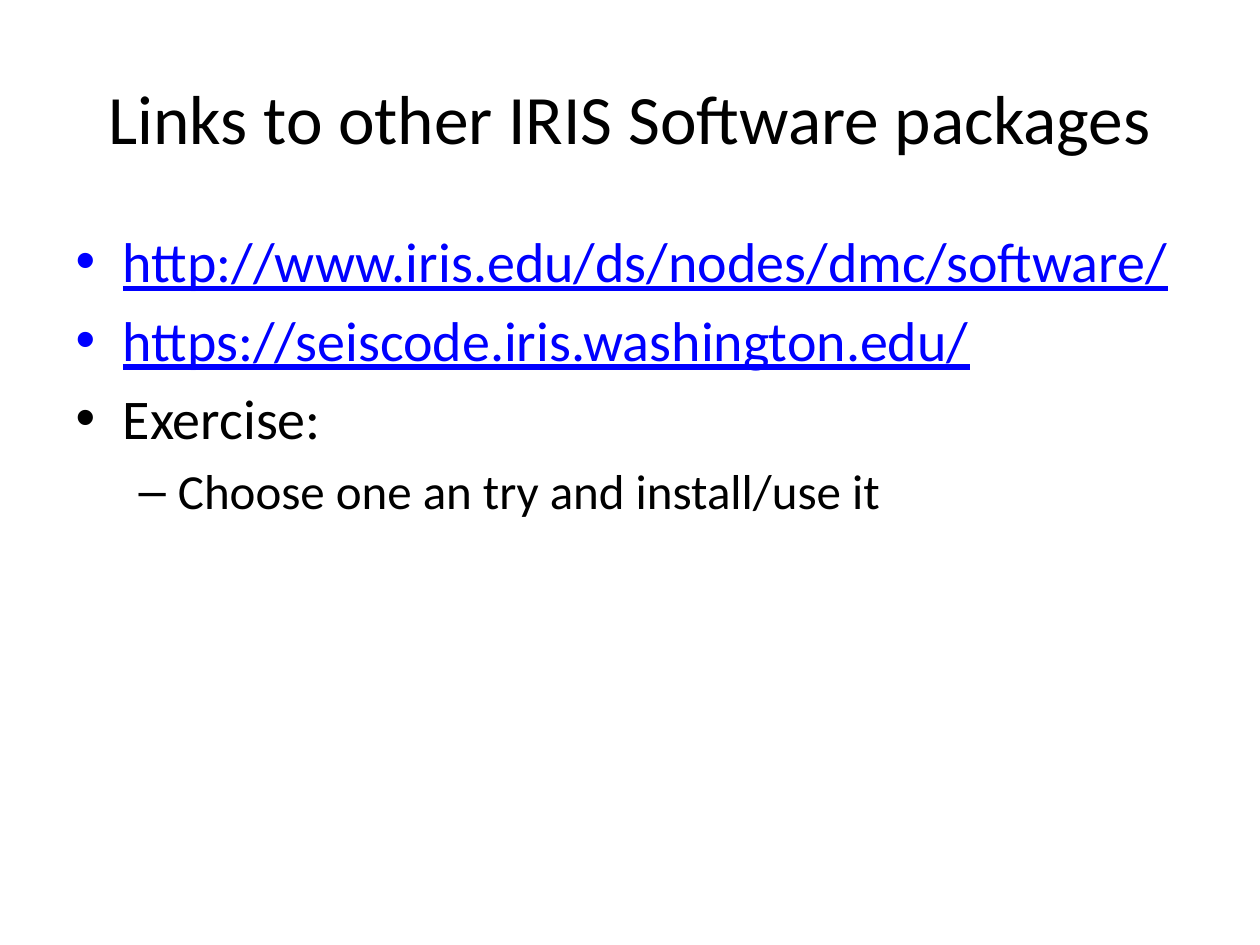
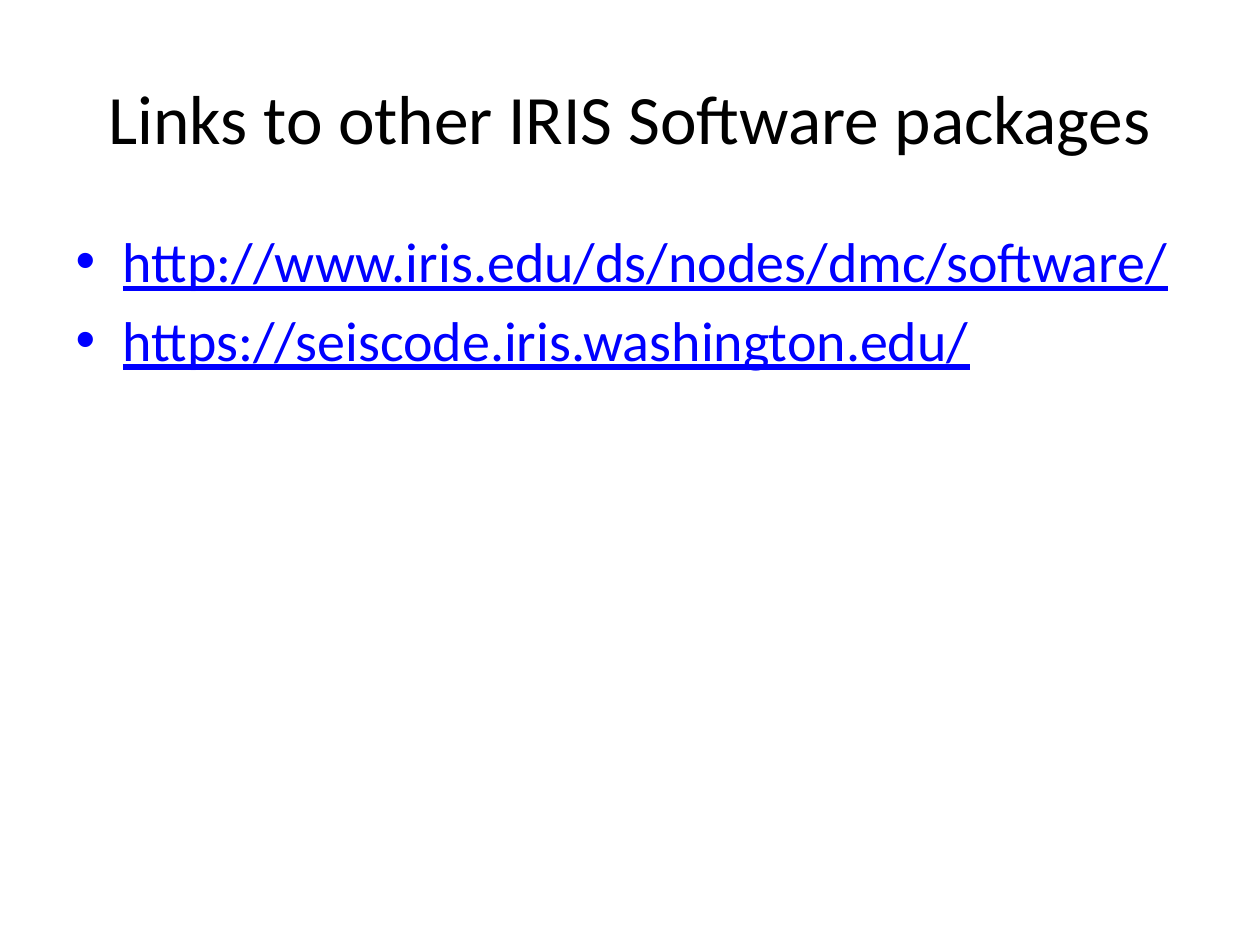
Before and after one commit to lkloh/USArray, a slide deck: slide 10 of InstallingCommonPrograms/InstallingSoftware.pptx (slide 13 before the commit). Drawn at 1260x945 pixels with LibreOffice and Linux fonts; fonts in the diff are those of the drawing. Boxes give left, top, right and bottom in pixels: in the first picture for what was removed or moved away, otherwise in the second. Text is boxed around its words. In the diff, an @@ line names an element or a change of style, - is before the commit and + after.

```diff
--- a/InstallingCommonPrograms/InstallingSoftware.pptx
+++ b/InstallingCommonPrograms/InstallingSoftware.pptx
@@ text at (x1=123, y1=400, x2=880, y2=517): paragraphs removed @@
-• Exercise:
-  – Choose one an try and install/use it
```
Also in this commit, not shown: 4 other slides changed, 3 slides added, 1 slide removed, 1 other file.
